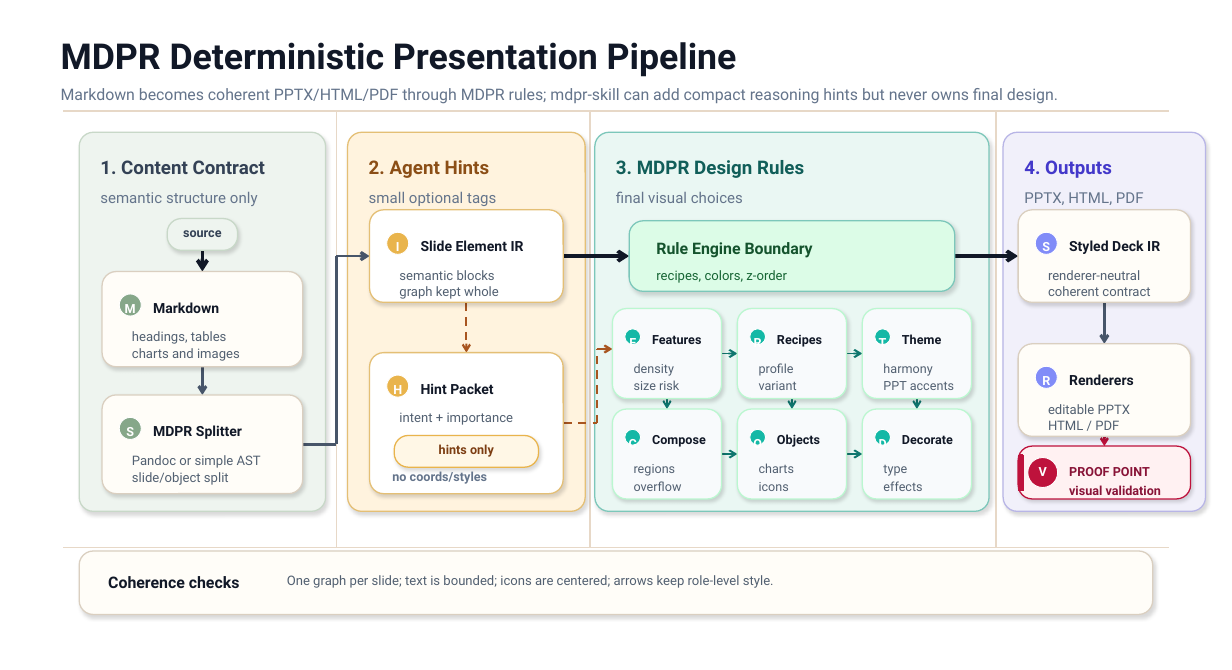
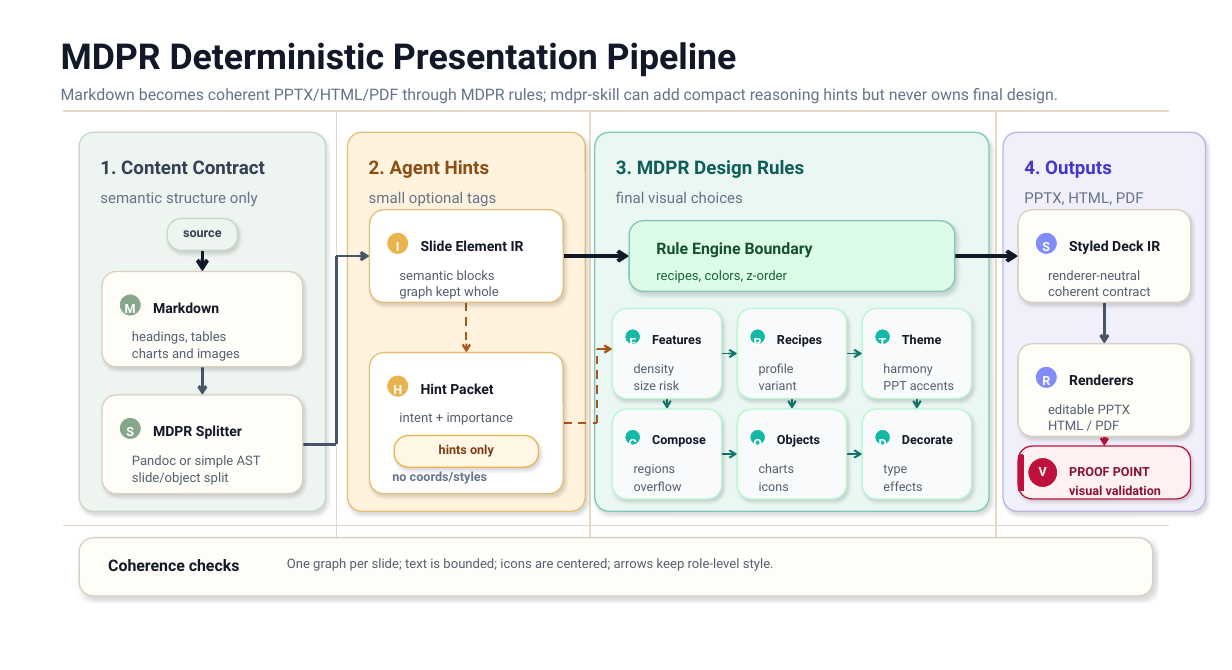
Before and after one commit to ch040602/MdPr, a slide deck: slide 1 of docs/assets/readme-slides/mdpr-pipeline-teaser.pptx. Drawn at 1232x670 pixels with LibreOffice and Linux fonts; fonts in the diff are those of the drawing. Boxes give left, top, right and bottom in pixels: in the first picture for what was removed or moved away, otherwise in the second. Text is boxed around its words. In the diff, an @@ line names an element or a change of style, - is before the commit and + after.

```diff
--- a/docs/assets/readme-slides/mdpr-pipeline-teaser.pptx
+++ b/docs/assets/readme-slides/mdpr-pipeline-teaser.pptx
@@ line moved from (64, 547) - (1169, 547) to (64, 526) - (1169, 526) @@
@@ rounded rectangle resized from (x1=79, y1=551, x2=1153, y2=615) to (x1=79, y1=538, x2=1153, y2=596) @@
@@ rounded rectangle at (x1=79, y1=538, x2=1153, y2=596): proportions changed @@
@@ text "Coherence checks" moved from (x1=108, y1=576, x2=240, y2=588) to (x1=108, y1=559, x2=240, y2=571) @@
@@ text "One graph per slide; text ..." moved from (x1=287, y1=575, x2=774, y2=588) to (x1=287, y1=558, x2=774, y2=571) @@
```
Also in this commit, not shown: 9 other files.
